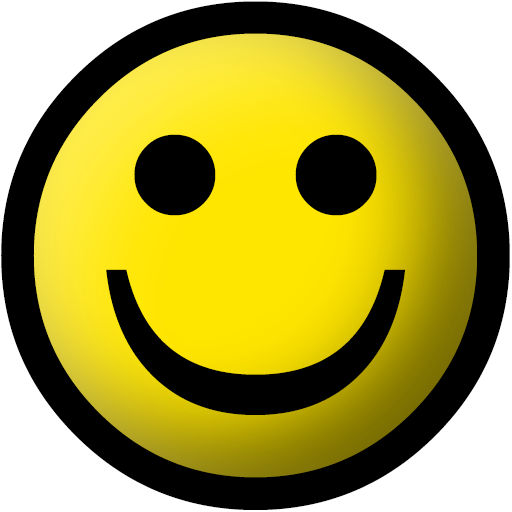
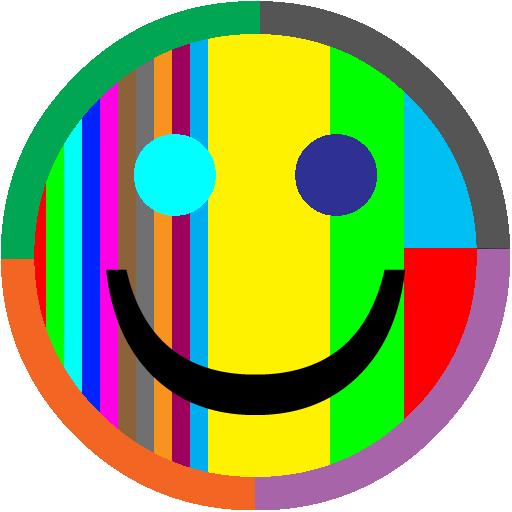
Two versions of the same layered image (512x512). Layer-by-layer changes:
added layer "J copy" above "J" over [1, 1, 510, 510]
hid "J" over [1, 1, 510, 510]
added layer "Layer 3" above "Layer 1 copy 2" over [28, 1, 477, 510]
added layer "Layer 1 copy 2" above "Layer 1 copy" over [28, 29, 482, 483]
